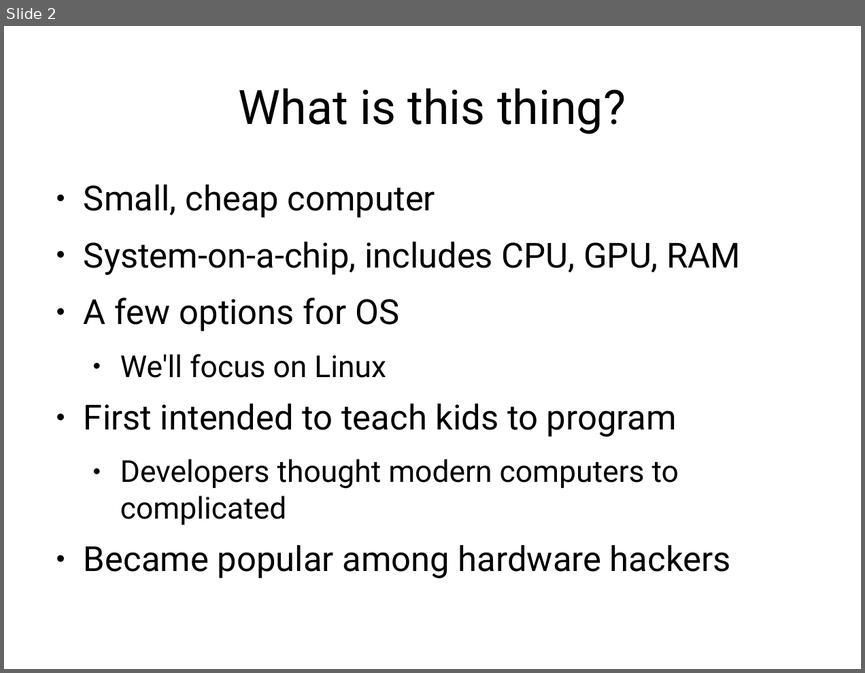
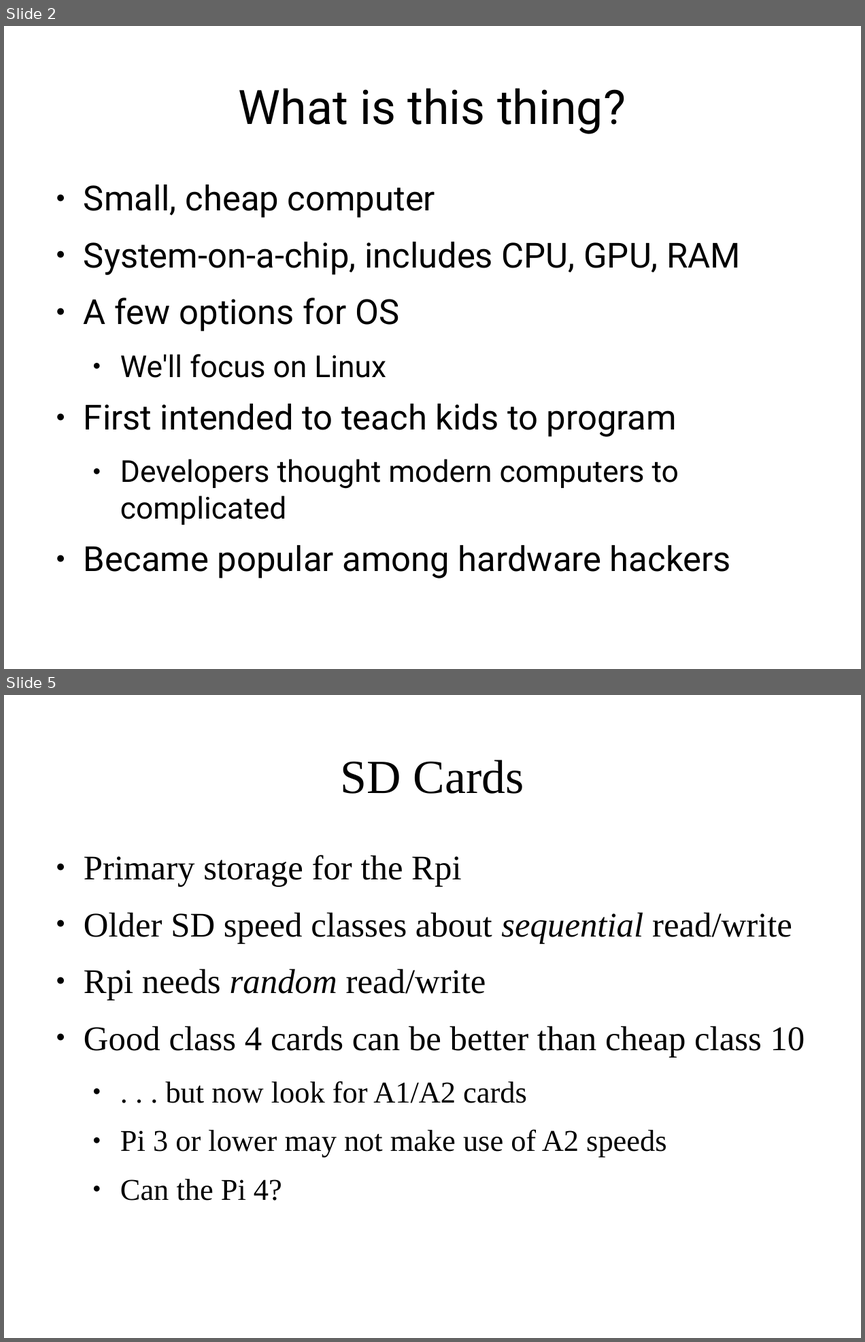
Before and after one commit to frezik/rpi_perl_presentation, a slide deck: raspberry_pi_perl.odp. Shown one above the other, each under a label of ours: slide 2 before the commit, slides 2 and 5 after it; the slides between them are not shown. The pictures are 865x673 and 865x1342 pixels, drawn with LibreOffice and Linux fonts; fonts in the diff are those of the drawing. Boxes give left, top, right and bottom in pixels: in the first picture for what was removed or moved away, otherwise in the second. Text is boxed around its words. In the diff, an @@ line names an element or a change of style, - is before the commit and + after.

```diff
--- a/raspberry_pi_perl.odp
+++ b/raspberry_pi_perl.odp
@@ slide 5 added at <box>4,695,861,1338</box>, background #FFFFFF @@
@@ title added at <box>341,760,524,794</box>, 44 pt, text #000000 @@
+SD Cards
@@ text added at <box>84,855,805,1200</box>, 32 pt, text #000000 @@
+● Primary storage for the Rpi
+● Older SD speed classes about sequential read/write
+● Rpi needs random read/write
+● Good class 4 cards can be better than cheap class 10
+  ● . . . but now look for A1/A2 cards
+  ● Pi 3 or lower may not make use of A2 speeds
+  ● Can the Pi 4?
```
Also in this commit, not shown: 9 slides changed, 12 other slides added, 6 slides removed, 1 other file.
